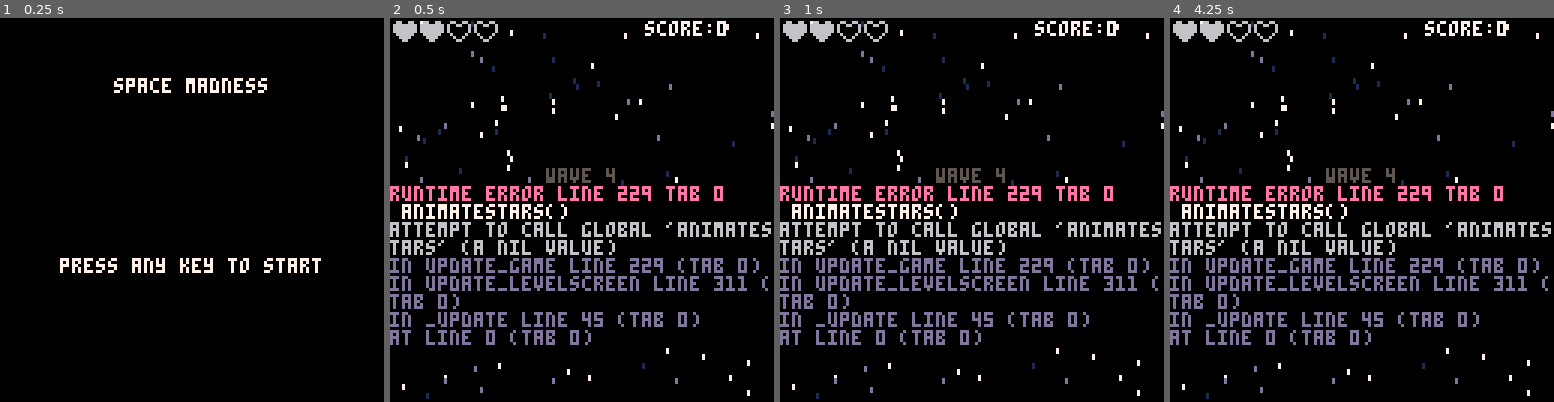
Above: before the commit, frames 1-4 (left to right).
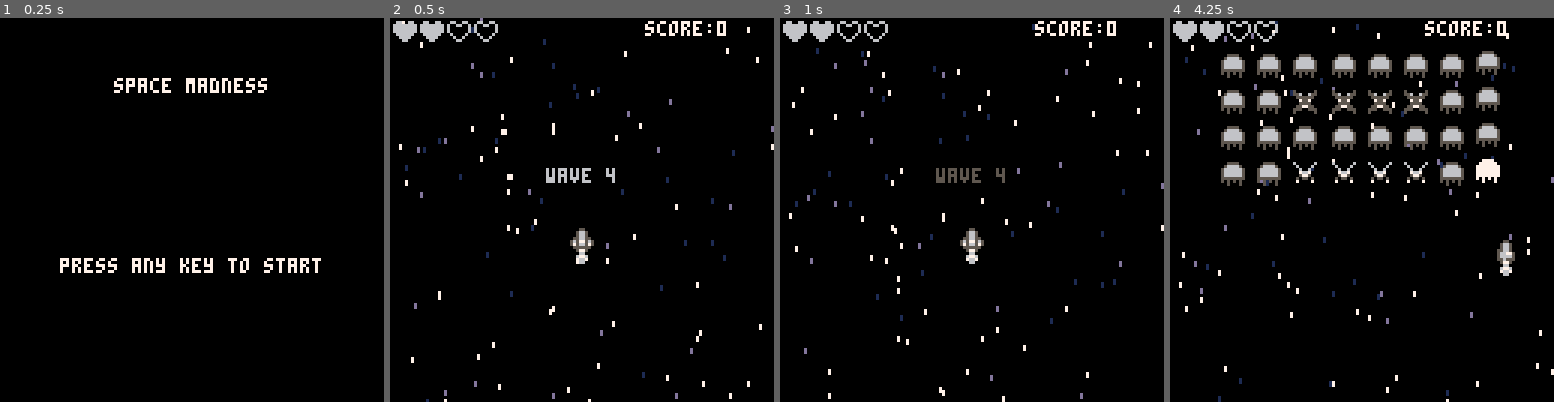
Above: after the commit, the same moments.

Repository: thorty/pico8_shmup
Game: PICO-8 cartridge myshmup2.p8
The game is run twice, just before and just after one commit, with the same random seed, the same clock (stepped at 60 frames per second) and the same inputs.
Inputs:
- Up to frame 1 (0.25 s): no input
- Up to frame 2 (0.5 s): tap X (X key) at 0.33 s
- Up to frame 3 (1 s): tap O (Z key) at 0.7 s
- Up to frame 4 (4.25 s): tap X (X key) at 1.07, 1.85, 2.97, 4.08 s; hold Right 1.6-2.1 s; tap O (Z key) every 0.4 s from 1.7 to 4.1 s; hold Up 2.15-2.42 s; hold Right 2.47-3.03 s; hold Left 3.08-3.58 s; hold Down 3.63-3.97 s; hold Right from 4.02 s (still down)

Frame 1 is identical in both runs. In frame 2, 12% of the frame differs, in the area x 0-100%, y 0-100%; in frame 3, 12%; in frame 4, 20%.
Error before the commit: runtime error line 229 tab 0; animatestars(); attempt to call global 'animatestars' (a nil value)

Commit message:
add enbullets for entype4

Diff:
--- a/bullets.lua
+++ b/bullets.lua
@@ -9,12 +9,20 @@
 end
 
 function move_bullets()
+
+	for en in all(enbullets)  do
+		en.y=en.y+2
+		if en.y > 130 then
+			del(enbullets, en)
+		end
+	end
 	for i=#bullets,1,-1  do
 		bullets[i].y=	bullets[i].y-4
 		if bullets[i].y < -8 then
 			del(bullets, bullets[i])
 		end
 	end
+	anim_bullets()
 end
 
 function anim_bullets()
@@ -22,4 +30,20 @@
 		local bu = bullets[i]
 		anim_sprite(bu,1)
 	end
+	for i=1,#enbullets do
+		local bu = enbullets[i]
+		anim_sprite(bu,1)
+	end
 end
+
+
+function add_enbullet(en)
+	local bul=make_spr()
+	bul.x=en.x+1.5
+	bul.y=en.y-4
+	bul.sp=16
+	bul.colw=2
+	bul.colh=2
+	bul.ani={16,17,18}
+	add(enbullets, bul)
+end
--- a/enemies.lua
+++ b/enemies.lua
@@ -77,6 +77,7 @@
 		myen.sy=2.7
 		myen.sx=0
 		myen.entype=2
+
 	elseif entype==3 then
 		--hotn
 		myen.hp=3
@@ -85,6 +86,7 @@
 		myen.sy=2.7
 		myen.sx=0
 		myen.entype=3
+
 	elseif entype==4 then
 		--ghost maybe boss
 		myen.hp=3
@@ -93,6 +95,7 @@
 		myen.sy=3
 		myen.sx=0
 		myen.entype=4
+		myen.shooter=true
 	elseif entype==5 then
 		myen.spw=2
 		myen.sph=2
@@ -138,7 +141,7 @@
  elseif myen.mission=="attac" then
  --attac
 
-	if myen.entype == 1 or myen.entype == 4 then
+	if myen.entype == 1 then
 		myen.sx=sin(t/45)
 		-- when boarder go to center
 		if myen.x<32 then
@@ -181,8 +184,10 @@
 			myen.sy=2
 		end
 	end
-
-
+	-- do not move type 4. he shoots
+	if myen.entype==4 then
+		return
+	end
 	move(myen)
  end
 end
@@ -207,9 +212,14 @@
 	local myen=enemies[myenindex]
 	if myen==nil then return end
 	if myen.mission=="protec" then
-		myen.mission="attac"
-		myen.wait=30
-		myen.shake=30
+		if myen.entype != 4 then
+			myen.wait=30
+			myen.shake=30
+			myen.mission="attac"
+		end
+		if myen.entype == 4 then
+			add_enbullet(myen)
+		end
 	end
 end
 
--- a/game.lua
+++ b/game.lua
@@ -10,6 +10,7 @@
 	flamespr=5
 	bullets={}
 	shwaves={}
+	enbullets={}
 	bulltimer=5
 	parts={}
 	gameovertime=30
@@ -150,6 +151,24 @@
 		invul-=1
 	end
 
+	-- colliosion enbullet and ship
+	if invul<=0 then
+		for enbul in all(enbullets) do
+			if col(enbul, ship) then
+				lives-=1
+				sfx(1)
+				invul=60
+				--del(enemies, myen)
+				if lives<=0 then
+					explode(ship.x+4,ship.y+4, true)
+				else
+					explode(ship.x+4,ship.y+4, false)
+
+				end
+			end
+		end
+	end
+
 
 -- check if enemy is out of screen then delete
 	for myen in all(enemies) do
@@ -210,6 +229,7 @@
 		pal()--reset default colers
 	end
 	drwallspr(bullets)
+	drwallspr(enbullets)
 
 	--draw muzzle
 	if muzzle>0 then
--- a/myshmup2.p8
+++ b/myshmup2.p8
@@ -10,7 +10,7 @@
 
 --todo:
 -- counter how many enemies are on base --> wintarget not more then 10 -- show this on screen
--- 1ß wave to come through the game
+-- 1れか wave to come through the game
 -- nicer screens
 -- enemie bullets
 -- better music (opt)
@@ -24,13 +24,13 @@
 00700700056666505756657505666650000000000000000000000000000000000000000000600600006666006006000000000000000000000000000000000000
 00000000055565500555555005565550000000000000000000000000000000000000000000066000000660000000000000000000000000000000000000000000
 00000000005775000057750000577500000000000000000000000000000000000000000000000000000000000000000000000000000000000000000000000000
-00000000000000000000000000000000000000000550055005500550055005500550055060055500600000006000555000600000600555006000000000000000
-000990000009a000000a9000000aa000000000005565565555655655556556555565565550566750500000000505667505000000505667505000000000000000
-0097a90000aaa900009aaa0000aaaa00000000005666666556666665566666655666666505666665000000000056666650000000056666650000000000000000
-097aaa900aaaaaa00aaaaaa00aaaaaa0000000005677576556775765567757655677576505555555000000000055555550000000055555550000000000000000
-09aaaa9009aaa7a00a7aaa900aaaa7a0000000000675576006755760067557600675576065665765600000000656657656000000656657656000000000000000
-009aa900009a79000097a90000aa7a00000000000057750000577500005775000057750000565650000000000005656500000000005656500000000000000000
-00099000000a90000009a000000aa000000000000505505005055050050550500505505005555555000000000055555550000000055555550000000000000000
+00220000002200000022000000000000000000000550055005500550055005500550055060055500600000006000555000600000600555006000000000000000
+0288200002ee20000288200000000000000000005565565555655655556556555565565550566750500000000505667505000000505667505000000000000000
+287e82002e77e20028ee820000000000000000005666666556666665566666655666666505666665000000000056666650000000056666650000000000000000
+28ee82002e77e20028e7820000000000000000005677576556775765567757655677576505555555000000000055555550000000055555550000000000000000
+0288200002ee20000288200000000000000000000675576006755760067557600675576065665765600000000656657656000000656657656000000000000000
+00220000002200000022000000000000000000000057750000577500005775000057750000565650000000000005656500000000005656500000000000000000
+00000000000000000000000000000000000000000505505005055050050550500505505005555555000000000055555550000000055555550000000000000000
 00000000000000000000000000000000000000000500005050000005050000500550055005000005000000000050000050000000050000050000000000000000
 00000000000000000999000000000000000000005000000505000050005005005000000500700070000000000070000070000000070000070000000000000000
 00000000000000009979900000000000000000005560065555600655556006555560065500070700000000000007000700000000700000007000000000000000
--- a/tools.lua
+++ b/tools.lua
@@ -13,7 +13,7 @@
 	end
 end
 
-function atestars()
+function animatestars()
 
 	for i=1,#stars do
 		local sy=stars[i].y
